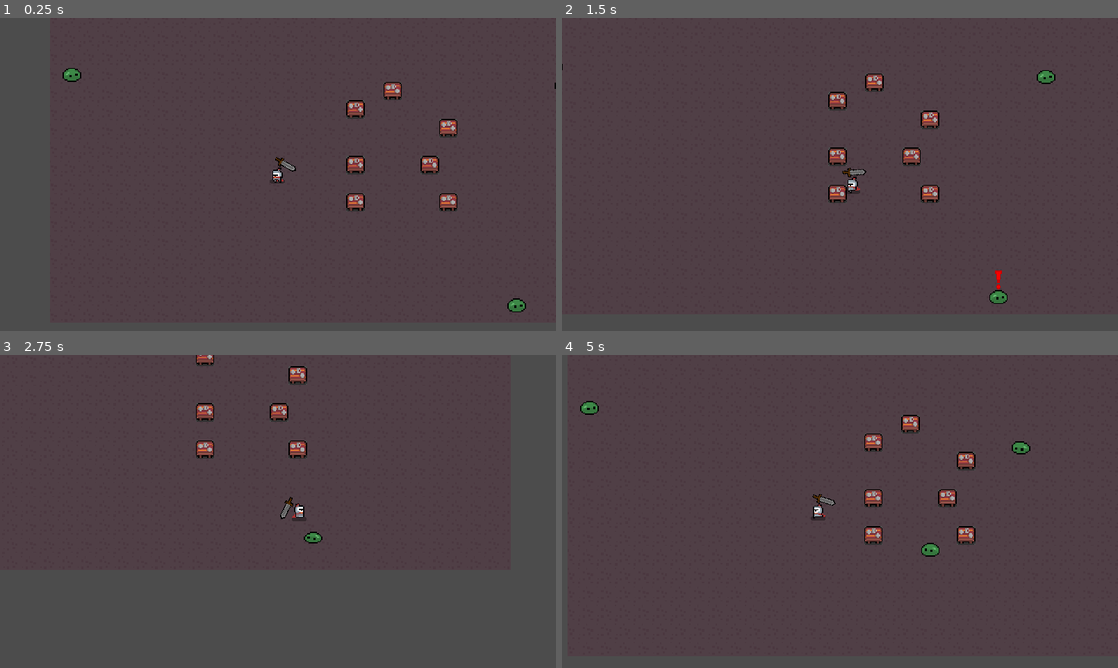
Above: before the commit, frames 1-4 (two rows, left to right).
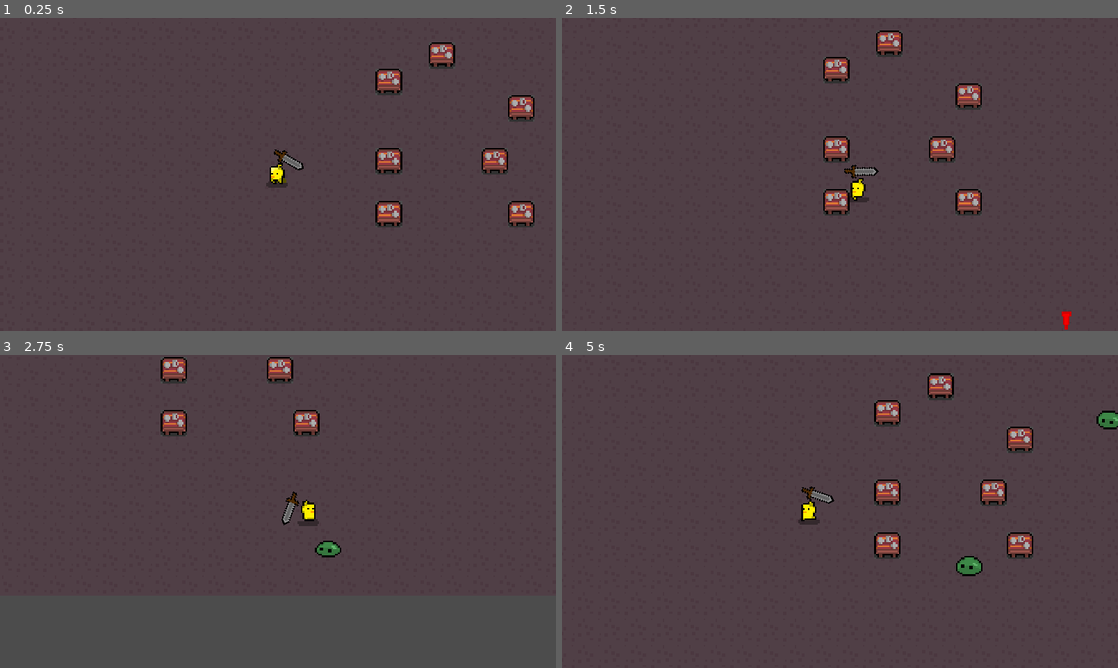
Above: after the commit, the same moments.

Repository: sinanjurequiem/betterblooket
Game: Godot game, scene res://testmain.tscn
Same seed, same stepped clock (60 frames per second), same inputs: the game is played once before the commit and once after it.
Inputs (mouse positions are in pixels of both pictures, inside the frame that each line leads up to):
- Up to frame 1 (0.25 s): no input
- Up to frame 2 (1.5 s): tap Enter at 0.5 s; move the mouse to (962, 158) at 0.52 s; hold Right (ui_right) 0.53-1.28 s; move the mouse to (728, 190) at 1.27 s; hold Down (ui_down) from 1.28 s (still down)
- Up to frame 3 (2.75 s): move the mouse to (333, 442) at 2.02 s; release Down (ui_down) at 2.03 s; hold Right (ui_right) from 2.03 s (still down)
- Up to frame 4 (5 s): move the mouse to (812, 574) at 2.77 s; release Right (ui_right) at 2.78 s; hold Up (ui_up) 2.78-3.53 s; move the mouse to (1006, 558) at 3.52 s; hold Left (ui_left) from 3.53 s (still down); move the mouse to (673, 464) at 4.27 s

The runs differ from the first frame. In frame 1, 4.5% of the frame differs, in the area x 11-100%, y 7-94%; in frame 2, 4.4%; in frame 3, 3.3%; in frame 4, 5.0%, in the area x 3-100%, y 5-71%.

Commit message:
fixed player run cycle, added hitboxes (unfixed)

Diff:
--- a/Characters/Character.gd
+++ b/Characters/Character.gd
@@ -2,9 +2,13 @@
 
 class_name Character, "res://Textures (placeholder)/heroes/knight/knight_idle_anim_f0.png"
 
+export var hp := 2
+
 const friction = 0.15
 export var acceleration:= 40
 export var max_speed:= 100
+
+onready var state_machine = get_node("StateMachine")
 
 #onready var animated_sprite := $"AnimatedSprite"
 
@@ -21,3 +25,8 @@
 	direction = direction.normalized()
 	velocity += direction * acceleration
 	velocity = velocity.clamped(max_speed)
+
+func take_damage(damage: int, direction: Vector2, force: int) -> void:
+	hp -= damage
+	state_machine.set_state(state_machine.states.hurt)
+	velocity += direction * force
--- a/Characters/Enemies/Slimes/Base Slime/BaseSlime.tscn
+++ b/Characters/Enemies/Slimes/Base Slime/BaseSlime.tscn
@@ -151,3 +151,4 @@
 texture = ExtResource( 5 )
 
 [connection signal="body_entered" from="PlayerDetection" to="StateMachine" method="_on_PlayerDetected"]
+[connection signal="body_exited" from="PlayerDetection" to="StateMachine" method="_on_PlayerDetection_body_exited"]
--- a/Characters/Enemies/Slimes/SlimeSM.gd
+++ b/Characters/Enemies/Slimes/SlimeSM.gd
@@ -39,3 +39,11 @@
 func _on_PlayerDetected(body):
 	if body.name == "Player" and state == states.idle:
 		set_state(states.alert)
+
+
+
+
+
+func _on_PlayerDetection_body_exited(body):
+	if body.name == "Player" and state == states.chase:
+		set_state(states.idle)
--- a/Characters/Player/Player.gd
+++ b/Characters/Player/Player.gd
@@ -2,6 +2,7 @@
 
 onready var animated_sprite = $"AnimatedSprite"
 onready var weapon = $"Weapon"
+onready var weapon_hitbox = $"Weapon/Pivot Point/Sword/Hitbox"
 onready var weapon_animation_player = weapon.get_node("AnimationPlayer") #fix this later to work with other weapons
 
 var weapon_up:bool = true #placeholder
@@ -17,6 +18,7 @@
 		animated_sprite.flip_h = true
 
 	if not weapon_animation_player.is_playing():
+		#weapon_hitbox.knockback_direction = mouse_direction
 		weapon.rotation = mouse_direction.angle()
 		if weapon.scale.y == 1 and mouse_direction.x < 0:
 			weapon.scale.y = -1
--- a/Characters/Player/Player.tscn
+++ b/Characters/Player/Player.tscn
@@ -1,68 +1,68 @@
 [gd_scene load_steps=24 format=2]
 
 [ext_resource path="res://Characters/Character.tscn" type="PackedScene" id=1]
-[ext_resource path="res://Textures (placeholder)/heroes/knight/knight_run_spritesheet.png" type="Texture" id=2]
-[ext_resource path="res://Textures (placeholder)/heroes/knight/knight_idle_spritesheet.png" type="Texture" id=3]
+[ext_resource path="res://Textures/Characters/Player/player_run.png" type="Texture" id=2]
+[ext_resource path="res://Textures/Characters/Player/player_idle.png" type="Texture" id=3]
 [ext_resource path="res://Characters/Player/Player.gd" type="Script" id=4]
 [ext_resource path="res://Characters/Player/PlayerSM.gd" type="Script" id=5]
 [ext_resource path="res://Weapons/Melee/Swords/Sword.tscn" type="PackedScene" id=6]
 
-[sub_resource type="AtlasTexture" id=26]
+[sub_resource type="AtlasTexture" id=34]
 atlas = ExtResource( 3 )
 region = Rect2( 0, 0, 16, 16 )
 
-[sub_resource type="AtlasTexture" id=27]
+[sub_resource type="AtlasTexture" id=35]
 atlas = ExtResource( 3 )
 region = Rect2( 16, 0, 16, 16 )
 
-[sub_resource type="AtlasTexture" id=28]
+[sub_resource type="AtlasTexture" id=36]
 atlas = ExtResource( 3 )
 region = Rect2( 32, 0, 16, 16 )
 
-[sub_resource type="AtlasTexture" id=29]
+[sub_resource type="AtlasTexture" id=37]
 atlas = ExtResource( 3 )
 region = Rect2( 48, 0, 16, 16 )
 
-[sub_resource type="AtlasTexture" id=30]
+[sub_resource type="AtlasTexture" id=38]
 atlas = ExtResource( 3 )
 region = Rect2( 64, 0, 16, 16 )
 
-[sub_resource type="AtlasTexture" id=31]
+[sub_resource type="AtlasTexture" id=39]
 atlas = ExtResource( 3 )
 region = Rect2( 80, 0, 16, 16 )
 
-[sub_resource type="AtlasTexture" id=20]
+[sub_resource type="AtlasTexture" id=40]
 atlas = ExtResource( 2 )
 region = Rect2( 0, 0, 16, 16 )
 
-[sub_resource type="AtlasTexture" id=21]
+[sub_resource type="AtlasTexture" id=41]
 atlas = ExtResource( 2 )
 region = Rect2( 16, 0, 16, 16 )
 
-[sub_resource type="AtlasTexture" id=22]
+[sub_resource type="AtlasTexture" id=42]
 atlas = ExtResource( 2 )
 region = Rect2( 32, 0, 16, 16 )
 
-[sub_resource type="AtlasTexture" id=23]
+[sub_resource type="AtlasTexture" id=43]
 atlas = ExtResource( 2 )
 region = Rect2( 48, 0, 16, 16 )
 
-[sub_resource type="AtlasTexture" id=24]
+[sub_resource type="AtlasTexture" id=44]
 atlas = ExtResource( 2 )
 region = Rect2( 64, 0, 16, 16 )
 
-[sub_resource type="AtlasTexture" id=25]
+[sub_resource type="AtlasTexture" id=45]
 atlas = ExtResource( 2 )
 region = Rect2( 80, 0, 16, 16 )
 
 [sub_resource type="SpriteFrames" id=32]
 animations = [ {
-"frames": [ SubResource( 26 ), SubResource( 27 ), SubResource( 28 ), SubResource( 29 ), SubResource( 30 ), SubResource( 31 ) ],
+"frames": [ SubResource( 34 ), SubResource( 35 ), SubResource( 36 ), SubResource( 37 ), SubResource( 38 ), SubResource( 39 ) ],
 "loop": true,
 "name": "idle",
 "speed": 5.0
 }, {
-"frames": [ SubResource( 20 ), SubResource( 21 ), SubResource( 22 ), SubResource( 23 ), SubResource( 24 ), SubResource( 25 ) ],
+"frames": [ SubResource( 40 ), SubResource( 41 ), SubResource( 42 ), SubResource( 43 ), SubResource( 44 ), SubResource( 45 ) ],
 "loop": true,
 "name": "run",
 "speed": 5.0
@@ -179,6 +179,7 @@
 
 [node name="Camera2D" type="Camera2D" parent="." index="4"]
 current = true
+zoom = Vector2( 0.7, 0.7 )
 smoothing_enabled = true
 
 [node name="Weapon" parent="." index="5" instance=ExtResource( 6 )]
--- /dev/null
+++ b/Helper Scripts/hitbox.gd
@@ -0,0 +1,18 @@
+extends Area2D
+class_name Hitbox
+
+export (int) var damage: int = 1
+export (int) var knockback: int = 300
+
+var knockback_direction: Vector2 = Vector2.ZERO
+
+onready var collision_shape: CollisionShape2D = get_child(0)
+
+func _init() -> void:
+	connect("body_entered", self, "_on_body_entered")
+
+func _ready() -> void:
+	assert(collision_shape != null)
+
+func _on_body_entered(body: PhysicsBody2D) -> void:
+	body.take_damage(damage, knockback_direction, knockback)
--- a/Weapons/Melee/Swords/Sword.tscn
+++ b/Weapons/Melee/Swords/Sword.tscn
@@ -1,9 +1,13 @@
-[gd_scene load_steps=12 format=2]
+[gd_scene load_steps=13 format=2]
 
 [ext_resource path="res://Helper Scripts/StateMachine.gd" type="Script" id=1]
 [ext_resource path="res://Weapons/Melee/Swords/Sword.gd" type="Script" id=2]
 [ext_resource path="res://Textures (placeholder)/effects (new)/slash_effect_anim_spritesheet.png" type="Texture" id=3]
 [ext_resource path="res://Textures/Weapons/BaseSword.png" type="Texture" id=4]
+
+[sub_resource type="CapsuleShape2D" id=8]
+radius = 2.23027
+height = 11.5394
 
 [sub_resource type="AtlasTexture" id=3]
 atlas = ExtResource( 3 )
@@ -40,7 +44,7 @@
 "values": [ 0.0 ]
 }
 tracks/1/type = "value"
-tracks/1/path = NodePath("Pivot Point/Sword:rotation_degrees")
+tracks/1/path = NodePath("Pivot Point/Sprite:rotation_degrees")
 tracks/1/interp = 1
 tracks/1/loop_wrap = true
 tracks/1/imported = false
@@ -99,13 +103,25 @@
 "update": 0,
 "values": [ false ]
 }
+tracks/6/type = "value"
+tracks/6/path = NodePath("Pivot Point/Sprite/Hitbox/CollisionShape2D:disabled")
+tracks/6/interp = 1
+tracks/6/loop_wrap = true
+tracks/6/imported = false
+tracks/6/enabled = true
+tracks/6/keys = {
+"times": PoolRealArray( 0 ),
+"transitions": PoolRealArray( 1 ),
+"update": 0,
+"values": [ false ]
+}
 
 [sub_resource type="Animation" id=2]
 resource_name = "slashdown"
 length = 0.3
 step = 0.025
 tracks/0/type = "value"
-tracks/0/path = NodePath("Pivot Point/Sword:rotation_degrees")
+tracks/0/path = NodePath("Pivot Point/Sprite:rotation_degrees")
 tracks/0/interp = 1
 tracks/0/loop_wrap = true
 tracks/0/imported = false
@@ -151,6 +167,18 @@
 "transitions": PoolRealArray( 1, 1, 1 ),
 "update": 1,
 "values": [ false, true, false ]
+}
+tracks/4/type = "value"
+tracks/4/path = NodePath("Pivot Point/Sprite/Hitbox/CollisionShape2D:disabled")
+tracks/4/interp = 1
+tracks/4/loop_wrap = true
+tracks/4/imported = false
+tracks/4/enabled = true
+tracks/4/keys = {
+"times": PoolRealArray( 0, 0.3 ),
+"transitions": PoolRealArray( 1, 1 ),
+"update": 1,
+"values": [ false, true ]
 }
 
 [sub_resource type="Animation" id=7]
@@ -170,7 +198,7 @@
 "values": [ 80.0, 0.0 ]
 }
 tracks/1/type = "value"
-tracks/1/path = NodePath("Pivot Point/Sword:rotation_degrees")
+tracks/1/path = NodePath("Pivot Point/Sprite:rotation_degrees")
 tracks/1/interp = 1
 tracks/1/loop_wrap = true
 tracks/1/imported = false
@@ -205,17 +233,38 @@
 "update": 1,
 "values": [ 0, 1, 2 ]
 }
+tracks/4/type = "value"
+tracks/4/path = NodePath("Pivot Point/Sprite/Hitbox/CollisionShape2D:disabled")
+tracks/4/interp = 1
+tracks/4/loop_wrap = true
+tracks/4/imported = false
+tracks/4/enabled = true
+tracks/4/keys = {
+"times": PoolRealArray( 0, 0.3 ),
+"transitions": PoolRealArray( 1, 1 ),
+"update": 1,
+"values": [ false, true ]
+}
 
 [node name="Weapon" type="Node2D" groups=["Melee", "Weapon"]]
 script = ExtResource( 2 )
 
 [node name="Pivot Point" type="Node2D" parent="."]
 
-[node name="Sword" type="Sprite" parent="Pivot Point"]
+[node name="Sprite" type="Sprite" parent="Pivot Point"]
 position = Vector2( 7, -10 )
 rotation = -2.35619
 texture = ExtResource( 4 )
 offset = Vector2( 6, -5 )
+
+[node name="Hitbox" type="Area2D" parent="Pivot Point/Sprite"]
+position = Vector2( -15.4537, 2.72712 )
+collision_mask = 4
+
+[node name="CollisionShape2D" type="CollisionShape2D" parent="Pivot Point/Sprite/Hitbox"]
+position = Vector2( 23.2318, -9.09108 )
+rotation = 0.785397
+shape = SubResource( 8 )
 
 [node name="AnimatedSprite" type="AnimatedSprite" parent="."]
 visible = false
--- a/project.godot
+++ b/project.godot
@@ -29,6 +29,11 @@
 "language": "GDScript",
 "path": "res://Weapons/default_firearm.gd"
 }, {
+"base": "Area2D",
+"class": "Hitbox",
+"language": "GDScript",
+"path": "res://Helper Scripts/hitbox.gd"
+}, {
 "base": "Weapon",
 "class": "SlashingWeapon",
 "language": "GDScript",
@@ -59,6 +64,7 @@
 "Character": "res://Textures (placeholder)/heroes/knight/knight_idle_anim_f0.png",
 "Enemy": "res://Textures (placeholder)/enemies/slime/slime_idle_anim_f0.png",
 "Firearm": "",
+"Hitbox": "",
 "SlashingWeapon": "res://Textures/Weapons/BaseSword.png",
 "StabbingWeapon": "",
 "StateMachine": "",
Not shown, changed: .mono/metadata/ide_messaging_meta.txt
Binary file added: Textures/Characters/Player/player_run.png
Not shown, added: Textures/Characters/Player/player_run.png.import
